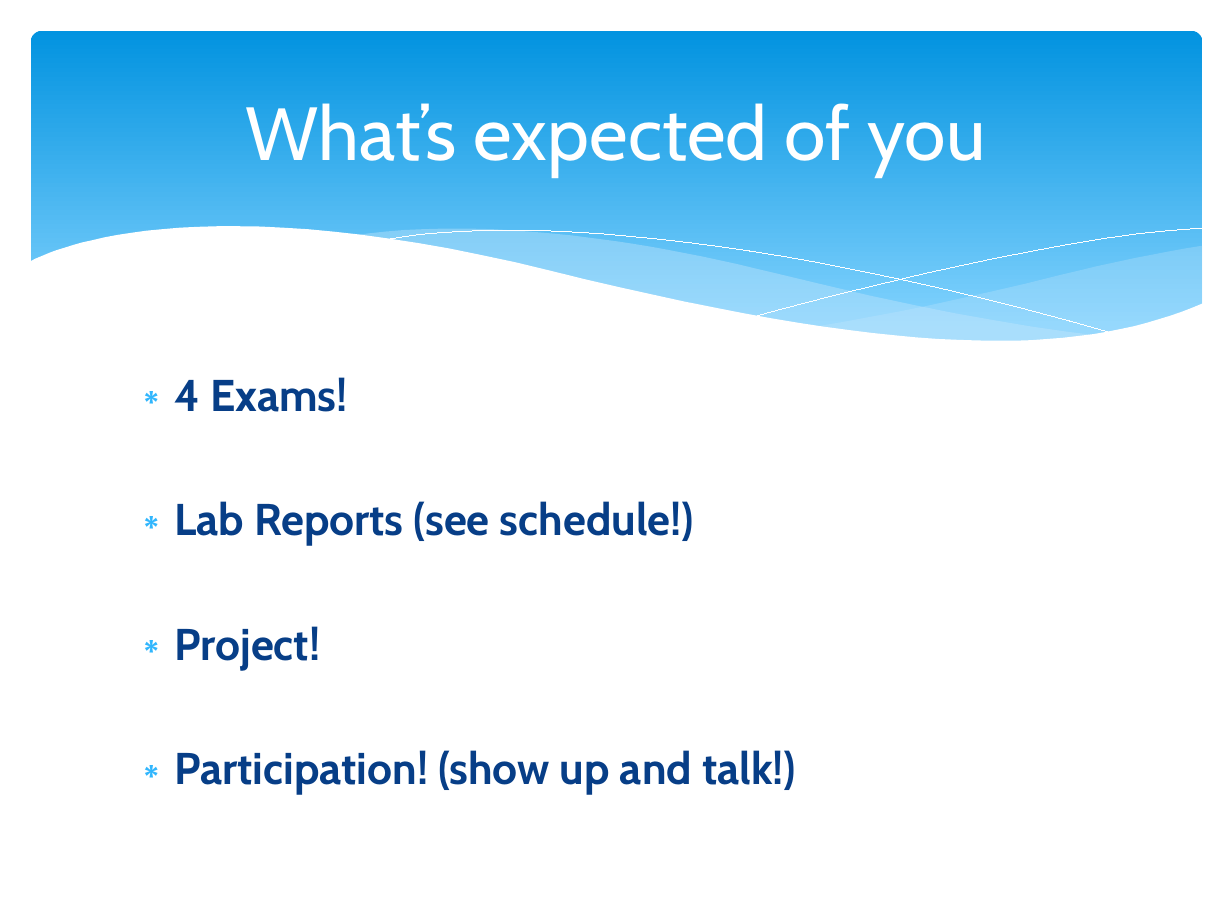
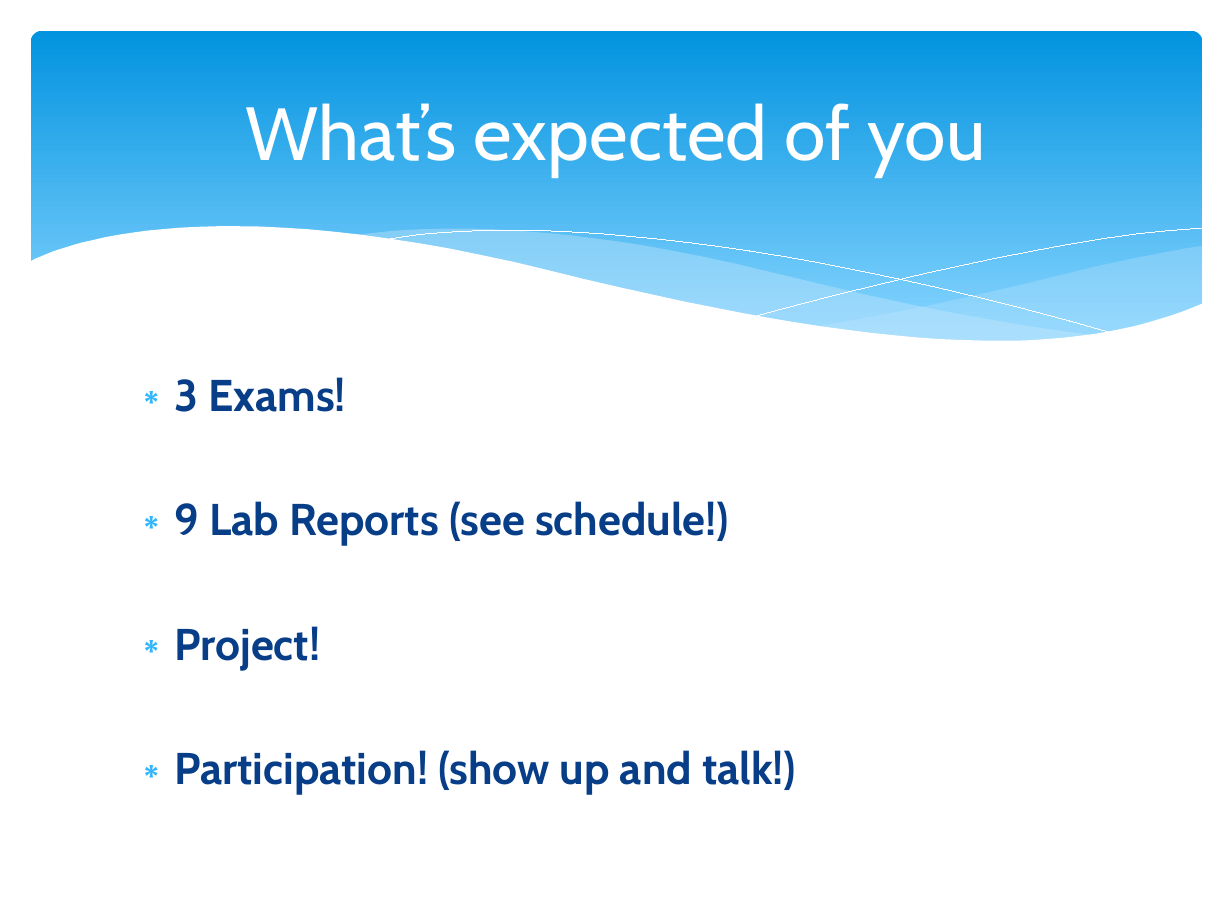
Before and after one commit to npm27/Teaching-Materials, a slide deck: slide 7 of Tests and Eval F24/Slides/0 First Day Info.pptx. Drawn at 1232x924 pixels with LibreOffice and Linux fonts; fonts in the diff are those of the drawing. Boxes give left, top, right and bottom in pixels: in the first picture for what was removed or moved away, otherwise in the second. Text is boxed around its words. In the diff, an @@ line names an element or a change of style, - is before the commit and + after.

```diff
--- a/Tests and Eval F24/Slides/0 First Day Info.pptx
+++ b/Tests and Eval F24/Slides/0 First Day Info.pptx
@@ text at bbox=[174, 377, 729, 546]: text changed @@
-∗ 4 Exams!
-∗ Lab Reports (see schedule!)
+∗ 3 Exams!
+∗ 9 Lab Reports (see schedule!)
```
Also in this commit, not shown: 2 other slides changed, 8 other files.
